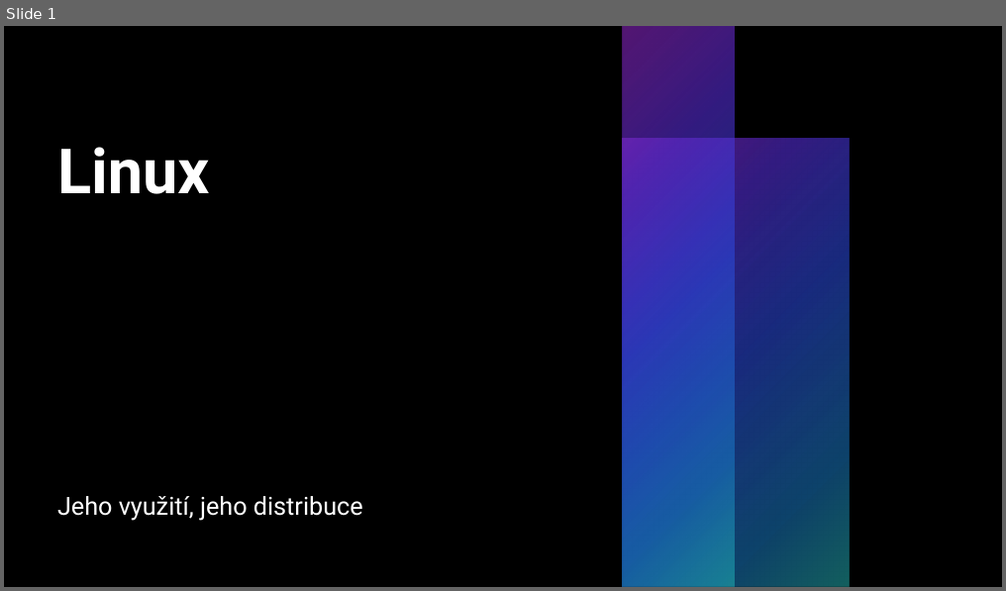
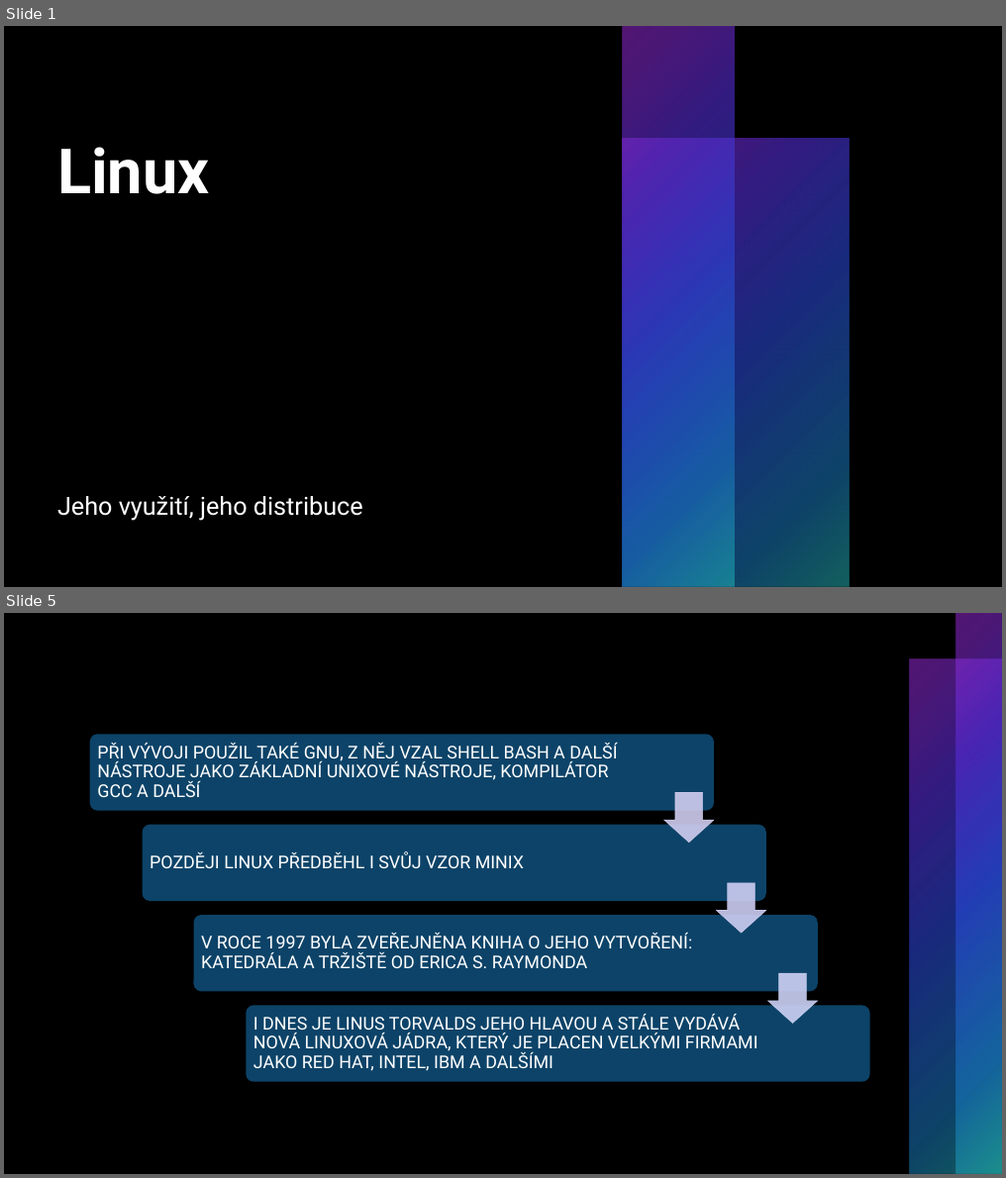
Before and after one commit to RadRoz12/Linux, a slide deck: Linux.pptx. Shown one above the other, each under a label of ours: slide 1 before the commit, slides 1 and 5 after it; the slides between them are not shown. The pictures are 1006x591 and 1006x1178 pixels, drawn with LibreOffice and Linux fonts; fonts in the diff are those of the drawing; background and template pictures are left out. Boxes give left, top, right and bottom in pixels: in the first picture for what was removed or moved away, otherwise in the second. Text is boxed around its words. In the diff, an @@ line names an element or a change of style, - is before the commit and + after.

```diff
--- a/Linux.pptx
+++ b/Linux.pptx
@@ slide 5 added at (x1=4, y1=613, x2=1002, y2=1174), background #000000 @@
@@ rectangle added at (x1=4, y1=613, x2=51, y2=1174), fill gradient #A62DE3 to #562DD5 to #2D4CE3 to #1B86D1 to #25BEBE @@
@@ rectangle added at (x1=4, y1=613, x2=1002, y2=1174), fill #000000 @@
@@ rectangle added at (x1=956, y1=613, x2=1002, y2=1174), fill gradient #A62DE3 to #562DD5 to #2D4CE3 to #1B86D1 to #25BEBE @@
@@ rectangle added at (x1=4, y1=660, x2=97, y2=1174), fill gradient #A62DE3 to #562DD5 to #2D4CE3 to #1B86D1 to #25BEBE @@
@@ rectangle added at (x1=909, y1=660, x2=1002, y2=1174), fill gradient #A62DE3 to #562DD5 to #2D4CE3 to #1B86D1 to #25BEBE @@
@@ group added at (x1=90, y1=735, x2=870, y2=1081): 4 rounded rectangles, 4 texts, 3 down arrows @@
+PŘI VÝVOJI POUŽIL TAKÉ GNU, Z NĚJ VZAL SHELL BASH A DALŠÍ NÁSTROJE JAKO ZÁKLADNÍ UNIXOVÉ NÁSTROJE, KOMPILÁTOR GCC A DALŠÍ
+POZDĚJI LINUX PŘEDBĚHL I SVŮJ VZOR MINIX
+V ROCE 1997 BYLA ZVEŘEJNĚNA KNIHA O JEHO VYTVOŘENÍ: KATEDRÁLA A TRŽIŠTĚ OD ERICA S. RAYMONDA
+I DNES JE LINUS TORVALDS JEHO HLAVOU A STÁLE VYDÁVÁ NOVÁ LINUXOVÁ JÁDRA, KTERÝ JE PLACEN VELKÝMI FIRMAMI JAKO RED HAT, INTEL, IBM A DALŠÍMI
```
Also in this commit, not shown: 5 other slides added.
